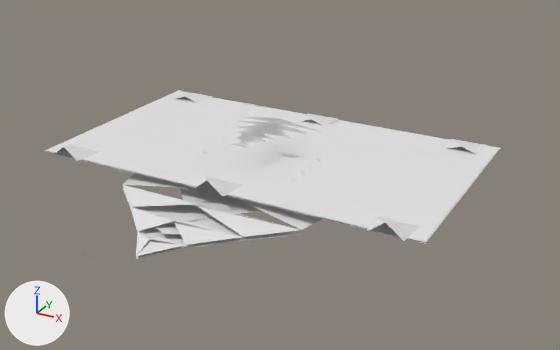
Before and after pictures for a commit that changed the OBJ model GameData/Meshes/Designs/solari/solari_gunship_patrol_52.obj.
The view is the same before and after, from a 50 mm lens placed at (5.12, -9.12, 4.39), pointed at (0.58, -0.86, 0.26). The lights are fixed; the arrows at lower left show +X, +Y and +Z. The picture after the commit comes second. Where no turn or scale is listed for an object, it has been applied to the vertices. Vertices at exactly the same position are counted once.

The first picture shows 'solari_gunship_patrol_52'.
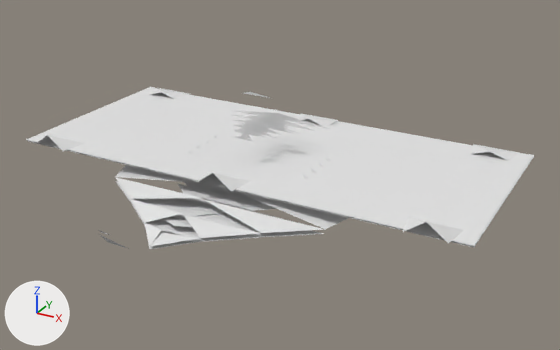
What differs and where, as boxes (x1, y1, x2, y2) in the pictures (560 x 350 px; the box of a moved part takes in the faces that stretch with it):
'solari_gunship_patrol_52', reshaped (12% wider): before (45, 90, 500, 259); after (26, 87, 534, 249)
part 1 of me_solari_gunship_patrol_52, moved or reshaped: before (122, 120, 343, 256); after (115, 165, 348, 247)
part 2 of me_solari_gunship_patrol_52, moved or reshaped: before (123, 188, 300, 259); after (115, 181, 324, 249)
part 3 of me_solari_gunship_patrol_52, moved or reshaped: before (45, 90, 500, 242); after (26, 87, 534, 246)
part 4 of me_solari_gunship_patrol_52, moved or reshaped: before (175, 92, 213, 103); after (150, 88, 189, 99)
part 5 of me_solari_gunship_patrol_52, moved or reshaped: before (301, 113, 338, 125); after (297, 114, 338, 126)
part 6 of me_solari_gunship_patrol_52, moved or reshaped: before (446, 139, 489, 154); after (471, 144, 520, 161)
part 7 of me_solari_gunship_patrol_52, moved or reshaped: before (55, 145, 99, 161); after (36, 135, 84, 151)
part 8 of me_solari_gunship_patrol_52, moved or reshaped: before (195, 177, 244, 197); after (196, 172, 251, 191)
part 9 of me_solari_gunship_patrol_52, moved or reshaped: before (366, 216, 421, 241); after (403, 217, 464, 243)
part 10 of me_solari_gunship_patrol_52, rebuilt (11% wider): before (45, 97, 500, 244); after (27, 95, 534, 247)
part 11 of me_solari_gunship_patrol_52, rebuilt (27% wider): before (188, 188, 253, 213); after (184, 182, 267, 208)
part 12 of me_solari_gunship_patrol_52, rebuilt (21% wider): before (180, 188, 261, 221); after (178, 184, 276, 215)
part 13 of me_solari_gunship_patrol_52, rebuilt (22% wider, 18% taller): before (241, 116, 322, 132); after (231, 110, 330, 129)
part 14 of me_solari_gunship_patrol_52, rebuilt (17% wider, 13% taller): before (239, 121, 308, 135); after (233, 115, 314, 131)
part 15 of me_solari_gunship_patrol_52, rebuilt: before (237, 131, 275, 140); after (234, 129, 276, 138)
part 16 of me_solari_gunship_patrol_52, rebuilt: before (236, 135, 252, 143); after (234, 136, 255, 142)
part 17 of me_solari_gunship_patrol_52, deleted: before (80, 103, 307, 259)
part 18 of me_solari_gunship_patrol_52, built on: before (235, 126, 293, 143); after (233, 92, 301, 139)
part 19 of me_solari_gunship_patrol_52, added: after (99, 230, 129, 249)
part 20 of me_solari_gunship_patrol_52, added: after (162, 216, 192, 227)

The change, as a diff of the scene's bpy script:
```diff
--- a/GameData/Meshes/Designs/solari/solari_gunship_patrol_52.obj.py
+++ b/GameData/Meshes/Designs/solari/solari_gunship_patrol_52.obj.py
@@ me_solari_gunship_patrol_52 @@
-me_solari_gunship_patrol_52.from_pydata(...)  # 328 vertices, 148 faces; spans x -2.86..2.86, y -4.06..2.07, z 0.0..1.11
+me_solari_gunship_patrol_52.from_pydata(...)  # 325 vertices, 146 faces; spans x -3.37..3.37, y -3.74..1.91, z 0.0..1.25
+# me_solari_gunship_patrol_52 part 1: the loose piece of 44 vertices spanning x -2.04..2.04, y -3.19..2.07, z 0.03..0.19 is scaled about the mesh origin by (1.18, 0.922, 1.13)
+# me_solari_gunship_patrol_52 part 2: the loose piece of 7 vertices spanning x -1.37..1.37, y -3.19..-1.75, z 0.0 is scaled about the mesh origin by (1.18, 0.922, 0.922)
+# me_solari_gunship_patrol_52 part 3: the loose piece of 5 vertices spanning x -2.86..2.86, y -1.64..1.64, z 0.22..0.23 is scaled about the mesh origin by (1.18, 0.922, 1.13)
+# me_solari_gunship_patrol_52 part 4: the loose piece of 5 vertices spanning x -2.69..-2.12, y 1.21..1.64, z 0.22..0.3 is scaled about the mesh origin by (1.18, 0.922, 1.13)
+# me_solari_gunship_patrol_52 part 5: the loose piece of 5 vertices spanning x -0.29..0.29, y 1.21..1.64, z 0.22..0.3 is scaled about the mesh origin by (1.18, 0.922, 1.13)
+# me_solari_gunship_patrol_52 part 6: the loose piece of 5 vertices spanning x 2.12..2.69, y 1.21..1.64, z 0.22..0.3 is scaled about the mesh origin by (1.18, 0.922, 1.13)
+# me_solari_gunship_patrol_52 part 7: the loose piece of 5 vertices spanning x -2.69..-2.12, y -1.72..-1.29, z 0.22..0.4 is scaled about the mesh origin by (1.18, 0.922, 1.13)
+# me_solari_gunship_patrol_52 part 8: the loose piece of 5 vertices spanning x -0.29..0.29, y -1.72..-1.29, z 0.22..0.4 is scaled about the mesh origin by (1.18, 0.922, 1.13)
+# me_solari_gunship_patrol_52 part 9: the loose piece of 5 vertices spanning x 2.12..2.69, y -1.72..-1.29, z 0.22..0.4 is scaled about the mesh origin by (1.18, 0.922, 1.13)
+# me_solari_gunship_patrol_52 part 10: the loose piece of 4 vertices spanning x -2.86..2.86, y -1.64..1.64, z 0.2 is rebuilt with 4 vertices and now spans x -3.37..3.37, y -1.51..1.51, z 0.23
+# me_solari_gunship_patrol_52 part 11: the loose piece of 3 vertices spanning x -0.91..0.91, y -1.89..-1.03, z 0.0..0.02 is rebuilt with 3 vertices and now spans x -1.08..1.08, y -1.75..-0.95, z 0.0..0.02
+# me_solari_gunship_patrol_52 part 12: the loose piece of 3 vertices spanning x -0.69..0.69, y -2.15..-1.38, z 0.0..0.02 is rebuilt with 3 vertices and now spans x -0.81..0.81, y -1.98..-1.27, z 0.0..0.02
+# me_solari_gunship_patrol_52 part 13: the loose piece of 3 vertices spanning x -0.73..0.73, y 0.14..0.17, z 0.56..0.65 is rebuilt with 3 vertices and now spans x -0.85..0.85, y 0.13..0.15, z 0.63..0.73
+# me_solari_gunship_patrol_52 part 14: the loose piece of 3 vertices spanning x -0.6..0.6, y -0.09..-0.06, z 0.57..0.66 is rebuilt with 3 vertices and now spans x -0.7..0.7, y -0.08..-0.06, z 0.64..0.74
+# me_solari_gunship_patrol_52 part 15: the loose piece of 3 vertices spanning x -0.34..0.34, y -0.54..-0.52, z 0.59..0.68 is rebuilt with 3 vertices and now spans x -0.35..0.35, y -0.56..-0.53, z 0.64..0.69
+# me_solari_gunship_patrol_52 part 16: the loose piece of 3 vertices spanning x -0.13..0.13, y -0.85..-0.83, z 0.62..0.72 is rebuilt with 3 vertices and now spans x -0.2..0.2, y -0.86..-0.84, z 0.65..0.7
+# me_solari_gunship_patrol_52 part 17: 35 loose pieces with 105 vertices, spanning x -0.73..0.73, y -4.06..0.66, z 0.02..1.11, are deleted
+# me_solari_gunship_patrol_52 part 18: 9 vertices removed from x -1.55..2.04, y -0.8..-0.29, z 0.0..0.69; 102 vertices added at x -0.85..0.85, y -1.02..0.61, z 0.03..1.25
+# me_solari_gunship_patrol_52 part 19: 6 vertices added at x -0.15..0.15, y -3.74..-3.44, z 0.29..0.63
+# me_solari_gunship_patrol_52 part 20: 3 vertices added at x -0.54..0.54, y -2.46..-2.22, z 0.06..0.09
+# other edits to the shape of me_solari_gunship_patrol_52 do not show in these pictures
```
